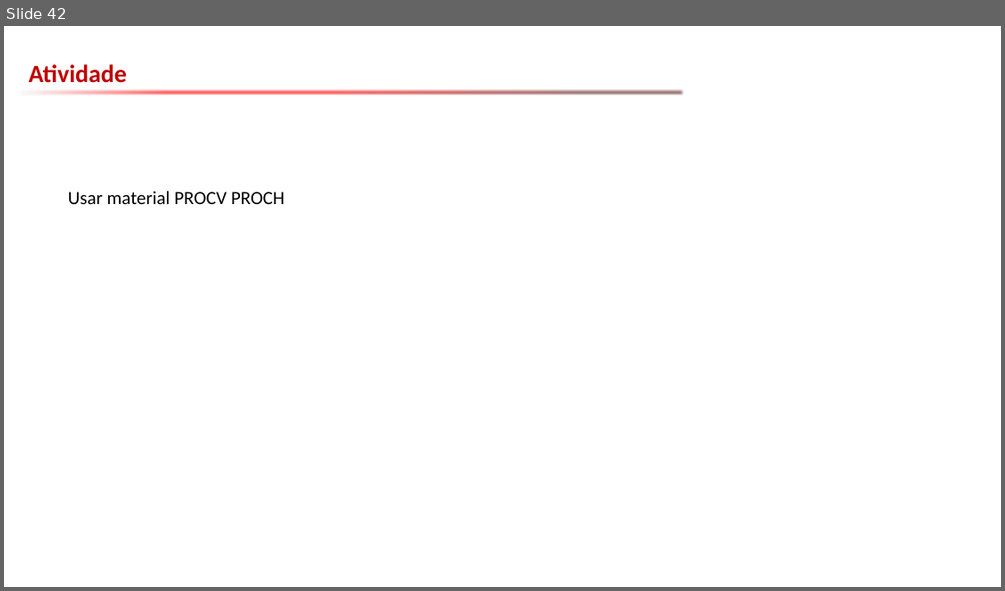
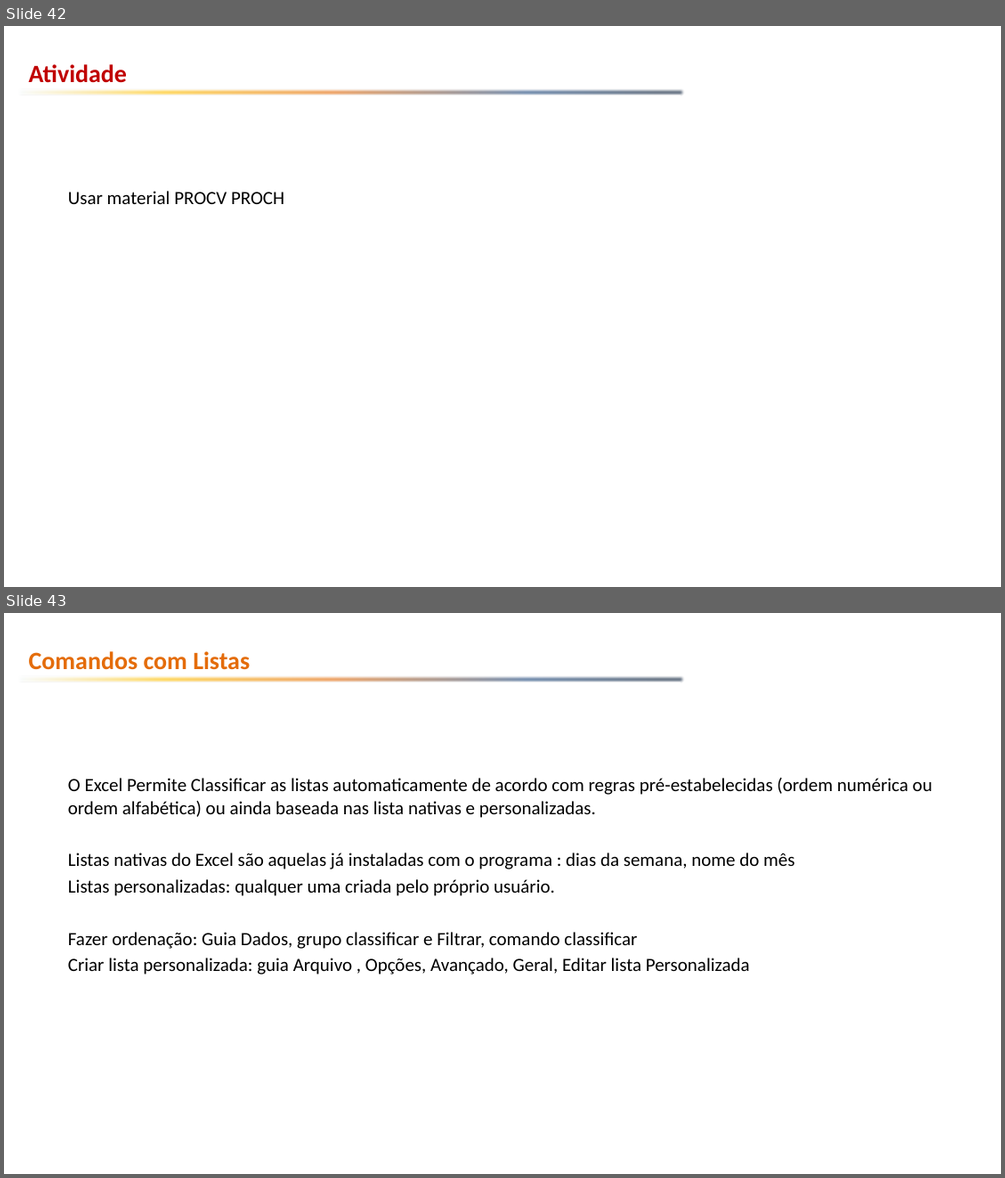
Before and after one commit to emerson-fenrir/Excel_Basico, a slide deck: Aula3.pptx. Shown one above the other, each under a label of ours: slide 42 before the commit, slides 42 and 43 after it. The pictures are 1005x591 and 1005x1178 pixels, drawn with LibreOffice and Linux fonts; fonts in the diff are those of the drawing; background and template pictures are left out. Boxes give left, top, right and bottom in pixels: in the first picture for what was removed or moved away, otherwise in the second. Text is boxed around its words. In the diff, an @@ line names an element or a change of style, - is before the commit and + after.

```diff
--- a/Aula3.pptx
+++ b/Aula3.pptx
@@ slide 43 added at (4,613,1001,1174), background picture (left out); not listed: 1 template element that a slide beside it also shows @@
@@ text added at (29,651,250,670), 24 pt, text #E46C0A, bold @@
+Comandos com Listas
@@ text added at (68,778,932,974), 18 pt, text #000000 @@
+O Excel Permite Classificar as listas automaticamente de acordo com regras pré-estabelecidas (ordem numérica ou ordem alfabética) ou ainda baseada nas lista nativas e personalizadas.
+Listas nativas do Excel são aquelas já instaladas com o programa : dias da semana, nome do mês
+Listas personalizadas: qualquer uma criada pelo próprio usuário.
+Fazer ordenação: Guia Dados, grupo classificar e Filtrar, comando classificar
+Criar lista personalizada: guia Arquivo , Opções, Avançado, Geral, Editar lista Personalizada
@@ slide 42 changed as well @@
@@ right arrow at (18,87,685,98): fill gradient #F6FBFC to #FF0000 to #632523 to gradient #F6FBFC to #FFC000 to #E46C0A to #1F497D to #0F243E @@
```
Also in this commit, not shown: 41 other slides changed, 2 other files.
